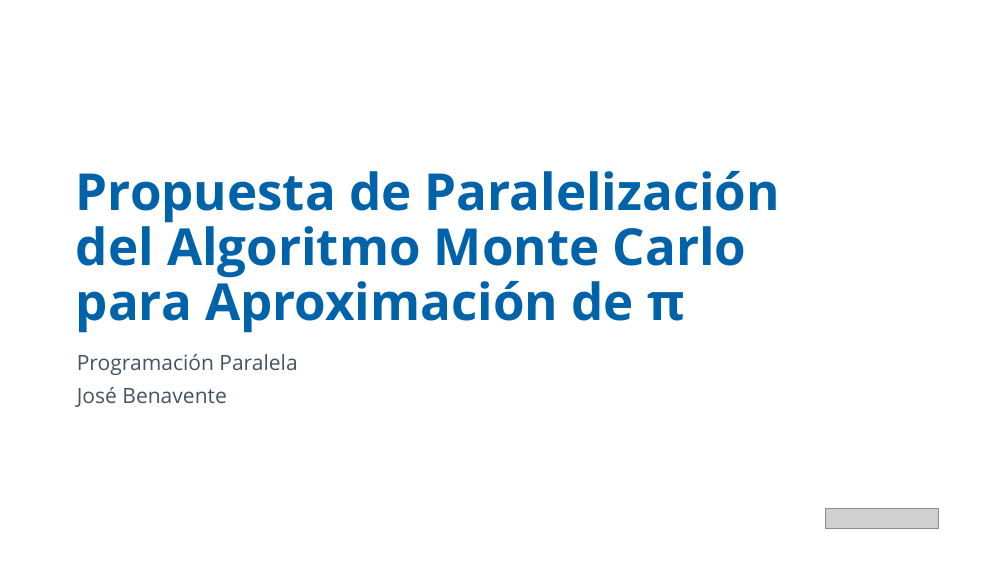
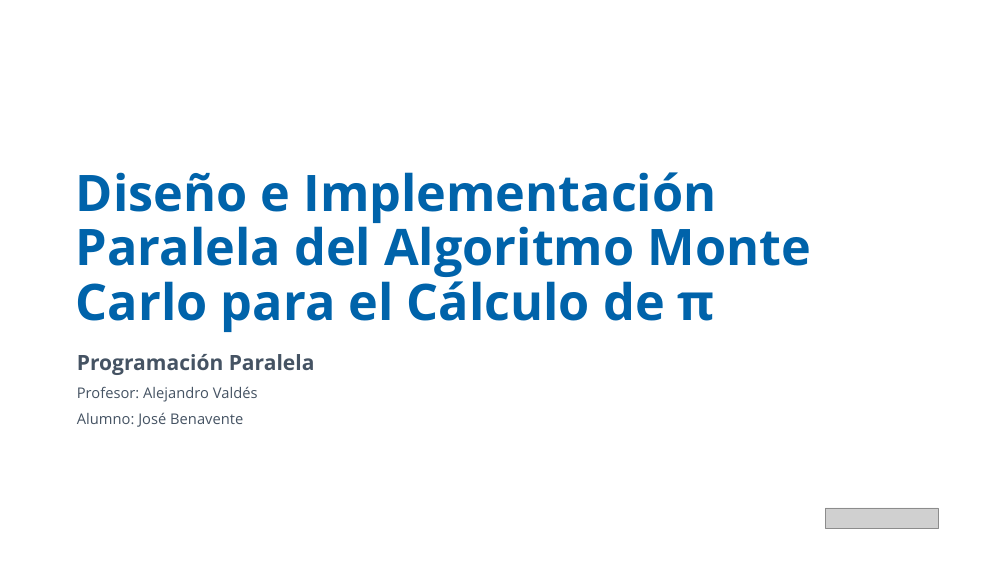
Before and after one commit to BGMP/MonteCarlo, a slide deck: slide 1 of docs/Presentación Final.pptx. Drawn at 1008x567 pixels with LibreOffice and Linux fonts; fonts in the diff are those of the drawing; grey boxes stand for pictures; background and template pictures are left out. Boxes give left, top, right and bottom in pixels: in the first picture for what was removed or moved away, otherwise in the second. Text is boxed around its words. In the diff, an @@ line names an element or a change of style, - is before the commit and + after.

```diff
--- a/docs/Presentación Final.pptx
+++ b/docs/Presentación Final.pptx
@@ title at [76,172,811,332]: text changed; size 48.6 to 48 pt @@
-Propuesta de Paralelización del Algoritmo Monte Carlo para Aproximación de π
+Diseño e Implementación Paralela del Algoritmo Monte Carlo para el Cálculo de π
@@ subtitle at [77,354,315,375]: bold on in "Programación Paralela" @@
@@ subtitle at [77,386,258,427]: text changed; size 20 to 14 pt @@
-José Benavente
+Profesor: Alejandro Valdés
+Alumno: José Benavente
```
Also in this commit, not shown: 1 other slide changed, 8 other files.
